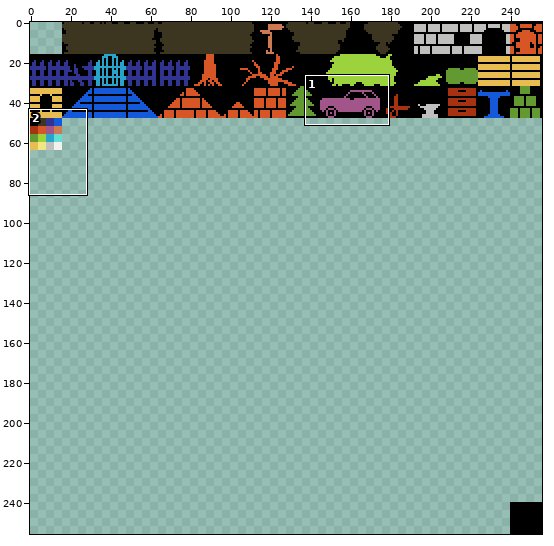
Edited in one commit: sprite sheet (bin/Debug/tiles.png). Above: a wide view before the commit, with the close-up outlined.
Close-up. Before:
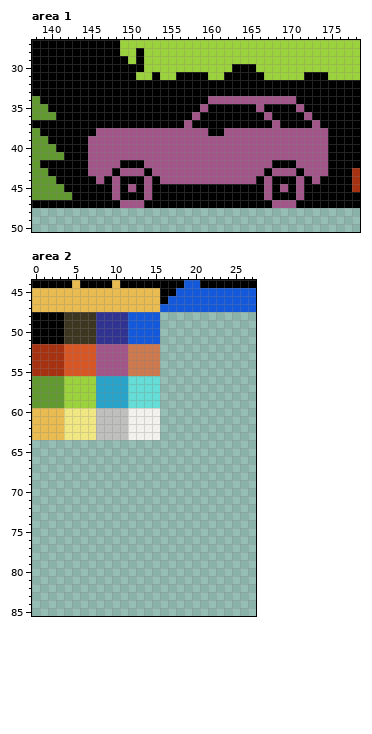
The file is 256x256 pixels. Shown: area 1: x 138..178, y 27..50; area 2: x 0..27, y 44..85.
After:
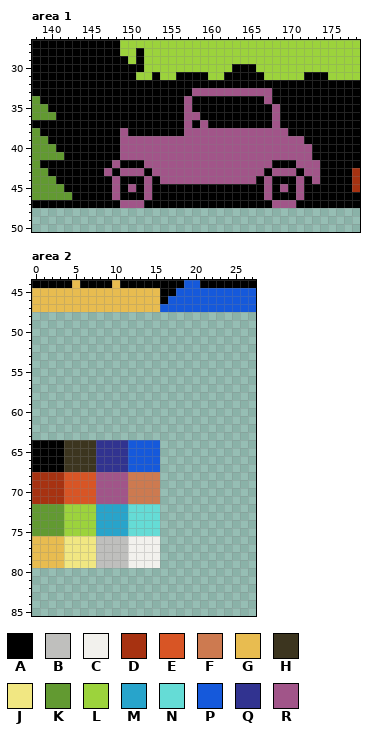
Palette (. is transparent): A #000000  B #bfbfbd  C #f2f1ed  D #a73211  E #d85525  F #cd7a50  G #e8bc50  H #3c351f  J #f1e782  K #629a31  L #9cd33c  M #28a4cb  N #65dcd6  P #1559db  Q #313390  R #a15589
Edits made:
Area 1:
y 33: x 158..167 AAAAAAAAAA -> RRRRRRRRRR
y 34: x 157 A -> R; x 160..166 RRRRRRR -> AAAAAAA; x 168..170 RRR -> AAA
y 35: x 157 A -> R; x 159 R -> A; x 166 R -> A; x 168 A -> R; x 171 R -> A
y 36: x 157 A -> R; x 167..168 RA -> AR; x 172 R -> A
y 37: x 159 A -> R; x 173 R -> A
y 38: x 146..148 RRR -> AAA; x 150..156 RRRRRRR -> AAAAAAA; x 160..161 AA -> RR; x 170..174 RRRRR -> AAAAA
y 39: x 145..148 RRRR -> AAAA; x 172..174 RRR -> AAA
y 40..41: x 145..148 RRRR -> AAAA; x 173..174 RR -> AA
y 42: x 145..147 RRR -> AAA; x 174 R -> A
y 43: x 145..146 RR -> AA; x 174 R -> A
y 44: x 146 R -> A
Area 2:
y 48..51: x 0..15 AAAAHHHHQQQQPPPP -> ................
y 52..55: x 0..15 DDDDEEEERRRRFFFF -> ................
y 56..59: x 0..15 KKKKLLLLMMMMNNNN -> ................
y 60..63: x 0..15 GGGGJJJJBBBBCCCC -> ................
y 64..67: x 0..15 ................ -> AAAAHHHHQQQQPPPP
y 68..71: x 0..15 ................ -> DDDDEEEERRRRFFFF
y 72..75: x 0..15 ................ -> KKKKLLLLMMMMNNNN
y 76..79: x 0..15 ................ -> GGGGJJJJBBBBCCCC
Changed places in both close-ups, as pixel boxes (x1, y1, x2, y2):
changed: (88, 88, 328, 184)
changed: (32, 312, 160, 568)
